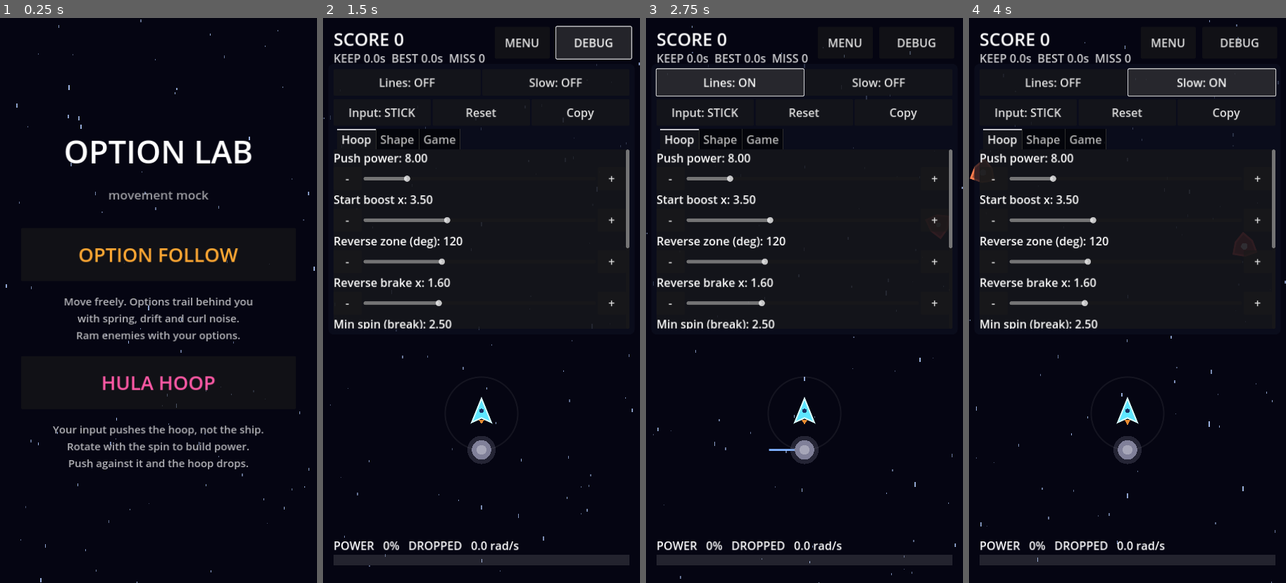
Above: before the commit, frames 1-4 (left to right).
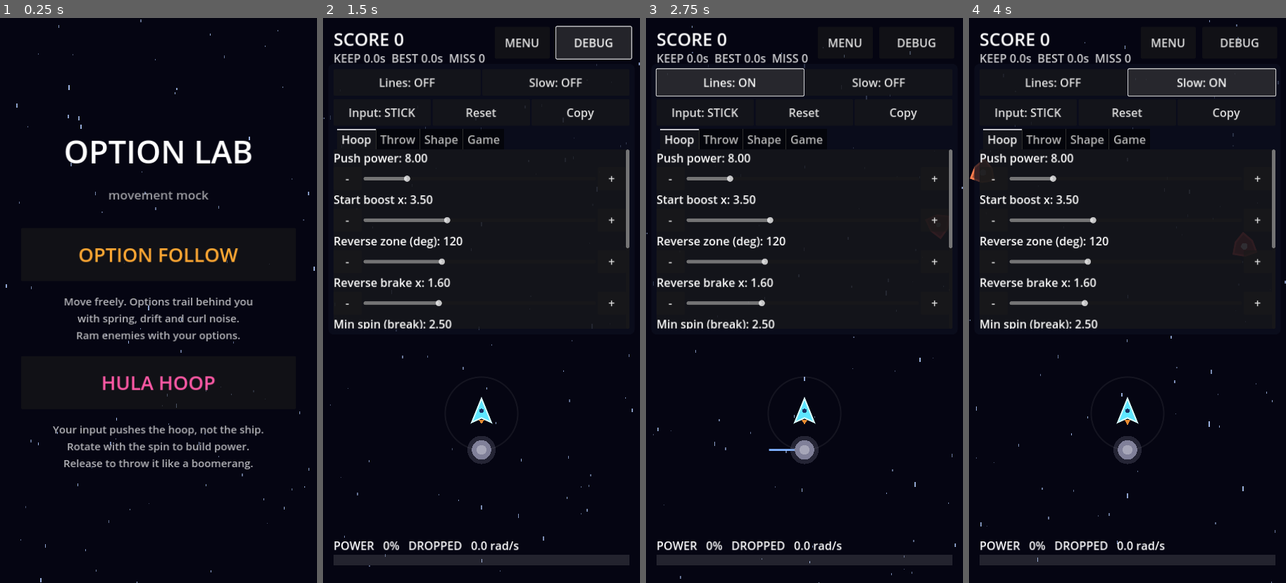
Above: after the commit, the same moments.

Repository: yosiken/2dgame01
Game: Godot game, scene res://scenes/title.tscn
The game is run twice, just before and just after one commit, with the same random seed, the same clock (stepped at 60 frames per second) and the same inputs.
Inputs:
- Up to frame 1 (0.25 s): no input
- Up to frame 2 (1.5 s): click "HULA HOOP" at 0.5 s; click "DEBUG" at 1.25 s
- Up to frame 3 (2.75 s): click "Lines: OFF" at 2 s
- Up to frame 4 (4 s): click "Lines: ON" at 2.75 s; click "Slow: OFF" at 3.5 s

The runs differ from the first frame. In frame 1, 0.5% of the frame differs, in the area x 20-80%, y 78-80%; in frame 2, 0.3%; in frame 3, 0.3%; in frame 4, 0.3%.

Commit message:
HULA HOOP: release to throw the hoop like a boomerang
- Lifting the finger / left click (or Space) while spinning throws the
  hoop along its direction of travel (optionally blended toward the last
  input). It flies straight for hoop_throw_time at a speed set by the
  stored power, slows at the apex, arcs back to the ship and re-enters
  orbit with the same spin direction, minus hoop_throw_cost of power
- Bounces off screen edges; destroys enemies while flying
- Dashed preview of the straight throw distance while spinning;
  THROWN state in the gauge; Throw tab in the debug panel
- docs/SPEC_HOOP.md chapter 4, README and title text updates

Co-Authored-By: Claude Opus 5.5 <noreply@anthropic.com>
Claude-Session: https://claude.ai/code/session_01HA7K9wKYS8xFcwbo9FHgAD

Diff:
--- a/scripts/hoop_game.gd
+++ b/scripts/hoop_game.gd
@@ -1,6 +1,7 @@
 extends Node2D
 ## HULA HOOP モード。入力はオプション（輪）に力を加えるために使い、自機は画面中央で腰を振るだけ。
 ## 輪の回転方向に合わせて入力をぐるぐる回し続けるとパワーが溜まる。逆向きに入れると落ちる。
+## 回っている間に指（左クリック）を離すと輪を投げる。溜めたパワーが大きいほど遠くまで飛んで戻ってくる。
 
 const Player := preload("res://scripts/player.gd")
 const HoopOption := preload("res://scripts/hoop_option.gd")
@@ -108,7 +109,9 @@
 		col = Color(1.0, 0.66, 0.2).lerp(Color(1.0, 0.25, 0.6), p)
 	# 画面は y 下向きなので角度増加（omega > 0）= 時計回り
 	var state := "DROPPED"
-	if hoop.spinning:
+	if hoop.is_flying():
+		state = "THROWN"
+	elif hoop.spinning:
 		state = "SPIN CW" if hoop.omega > 0.0 else "SPIN CCW"
 	hud.set_gauge(p, col, "POWER %3d%%   %s   %.1f rad/s" % [int(p * 100.0), state, absf(hoop.omega)])
 	hud.set_status("KEEP %.1fs  BEST %.1fs  MISS %d" % [_keep_time, _best_keep, _misses])
@@ -150,6 +153,10 @@
 
 
 func _unhandled_input(event: InputEvent) -> void:
+	# PC 確認用: Space を離すと投げる
+	if event is InputEventKey and event.keycode == KEY_SPACE and not event.pressed:
+		hoop.throw()
+		return
 	if event is InputEventScreenTouch:
 		if event.pressed:
 			if _touch_index == -1 and not hud.is_point_on_ui(event.position):
@@ -161,6 +168,7 @@
 		elif event.index == _touch_index:
 			_touch_index = -1
 			joystick.release()
+			hoop.throw()   # 指を離す = 投げる
 	elif event is InputEventScreenDrag and event.index == _touch_index:
 		_swipe_accum += event.position - _touch_last
 		_touch_last = event.position
@@ -171,7 +179,18 @@
 	# 輪の通り道
 	var r: float = hoop.radius
 	var col := Color(1, 1, 1, 0.10 + 0.25 * hoop.power()) if hoop.spinning else Color(1, 1, 1, 0.06)
+	if hoop.is_flying():
+		col = Color(0.4, 0.9, 1.0, 0.15)
 	draw_arc(player.position, r, 0.0, TAU, 96, col, 2.0, true)
+
+	# 投げたときにまっすぐ進む距離のプレビュー（回っている間、点線）
+	if not hoop.is_flying() and hoop.spinning:
+		var from: Vector2 = hoop.position
+		var d: Vector2 = hoop.throw_direction() * hoop.throw_distance()
+		var dashes := int(d.length() / 24.0)
+		for k in dashes:
+			if k % 2 == 0:
+				draw_line(from + d * (float(k) / dashes), from + d * (float(k + 1) / dashes), Color(0.4, 0.9, 1.0, 0.35), 3.0)
 
 	# 入力ベクトル（緑 = 回転方向へ押している / 赤 = 逆向きで減速中）
 	if _input.length() > 0.05:
--- a/scripts/hoop_option.gd
+++ b/scripts/hoop_option.gd
@@ -4,7 +4,10 @@
 ##  - 同じ向きに入力 → 加速、逆向きに入力 → 減速（hoop_reverse_brake 倍で効く）
 ##  - 円運動が続いている間（|ω| >= hoop_min_omega）はパワーを維持する
 ##  - 途切れると輪が落ちる（半径が縮み、hoop_drop_decay で止まっていく）
-## 回っている間だけ敵を破壊できる。
+## 回っている間に手を離すと（throw）、軌道を外れて飛んでいき、弧を描いて戻ってくる（ブーメラン）。
+##  - OUT: 投げた方向へ hoop_throw_time 秒まっすぐ進む。速さ（= 飛距離）は溜めたパワーで決まる
+##  - RETURN: 自機の方へ少しずつ曲がりながら戻り、輪の軌道に触れたらキャッチして円運動に戻る
+## 回っている間と飛んでいる間は敵を破壊できる。
 
 const RADIUS := 22.0
 const TRAIL_LEN := 18
@@ -18,6 +21,13 @@
 var radius_vel := 0.0
 var spinning := false              # 円運動が続いているか
 var push_amount := 0.0             # 今フレームの接線方向入力（+ 加速 / - 減速）。表示用
+
+enum State { ORBIT, OUT, RETURN }
+var state := State.ORBIT
+var fly_vel := Vector2.ZERO        # 飛行中の速度 (px/s)
+var _fly_t := 0.0
+var _saved_omega := 0.0            # 投げたときの角速度（キャッチ時に戻す）
+var _last_input_dir := Vector2.ZERO
 
 var _trail: Array[Vector2] = []
 var _pulse := 0.0
@@ -52,9 +62,107 @@
 	return absf(omega) * radius
 
 
+func is_flying() -> bool:
+	return state != State.ORBIT
+
+
+## 投げる方向（進行方向の接線と、直前の入力方向を hoop_throw_aim でブレンド）
+func throw_direction() -> Vector2:
+	var along := tangent() * signf(omega)
+	if _last_input_dir == Vector2.ZERO:
+		return along
+	return along.slerp(_last_input_dir, Tuning.v("hoop_throw_aim")).normalized()
+
+
+func throw_speed() -> float:
+	return lerpf(Tuning.v("hoop_throw_speed_min"), Tuning.v("hoop_throw_speed_max"), power())
+
+
+## まっすぐ進む距離（プレビュー用）
+func throw_distance() -> float:
+	return throw_speed() * Tuning.v("hoop_throw_time")
+
+
+## 手を離したときに呼ぶ。回っていなければ投げられない
+func throw() -> bool:
+	if state != State.ORBIT or not spinning:
+		return false
+	fly_vel = throw_direction() * throw_speed()
+	_saved_omega = omega * (1.0 - Tuning.v("hoop_throw_cost"))
+	state = State.OUT
+	_fly_t = 0.0
+	_pulse = 1.0
+	return true
+
+
 func _physics_process(delta: float) -> void:
 	if player == null:
 		return
+	if input_vector.length() > 0.3:
+		_last_input_dir = input_vector.normalized()
+	if state == State.ORBIT:
+		_orbit_process(delta)
+	else:
+		_flight_process(delta)
+	_trail.push_front(position)
+	if _trail.size() > TRAIL_LEN:
+		_trail.pop_back()
+	_pulse = maxf(_pulse - delta * 3.0, 0.0)
+	queue_redraw()
+
+
+func _flight_process(delta: float) -> void:
+	_fly_t += delta
+	if state == State.OUT:
+		position += fly_vel * delta
+		_bounce_on_screen_edges()
+		if _fly_t >= Tuning.v("hoop_throw_time"):
+			state = State.RETURN
+			_fly_t = 0.0
+		return
+
+	# RETURN: 自機の方向へ有限の旋回速度で曲がる（時間とともに旋回を強めて必ず戻る）
+	var to_player := player.position - position
+	var turn := Tuning.v("hoop_return_turn") * (1.0 + _fly_t * 2.0) * delta
+	var diff := wrapf(to_player.angle() - fly_vel.angle(), -PI, PI)
+	fly_vel = fly_vel.rotated(clampf(diff, -turn, turn))
+	# 折り返し地点で減速してから戻る（ブーメランらしさ・行き過ぎ防止）
+	var spd := move_toward(fly_vel.length(), Tuning.v("hoop_return_speed"), 4500.0 * delta)
+	fly_vel = fly_vel.normalized() * spd
+	position += fly_vel * delta
+	_bounce_on_screen_edges()
+
+	var catch_r := Tuning.v("hoop_radius") + Tuning.v("hoop_radius_gain") * power() + 12.0
+	if to_player.length() <= catch_r or _fly_t > 4.0:
+		_catch()
+
+
+## 画面の端で跳ね返る（輪を見失わないように）
+func _bounce_on_screen_edges() -> void:
+	var rect := get_viewport_rect().grow(-RADIUS)
+	if position.x < rect.position.x or position.x > rect.end.x:
+		fly_vel.x = -fly_vel.x
+		_pulse = 0.6
+	if position.y < rect.position.y or position.y > rect.end.y:
+		fly_vel.y = -fly_vel.y
+		_pulse = 0.6
+	position = position.clamp(rect.position, rect.end)
+
+
+## 軌道に戻る。回転方向は投げる前と同じにし（入力を回す向きを変えずに続けられる）、
+## 投げたときのパワー（hoop_throw_cost 分を引いたもの）を引き継ぐ
+func _catch() -> void:
+	var rel := position - player.position
+	angle = rel.angle()
+	radius = maxf(rel.length(), RADIUS * 2.0)
+	radius_vel = 0.0
+	omega = _saved_omega
+	spinning = absf(omega) >= Tuning.v("hoop_min_omega")
+	state = State.ORBIT
+	_pulse = 1.0
+
+
+func _orbit_process(delta: float) -> void:
 	var t := tangent()
 	var outward := Vector2.from_angle(angle)
 
@@ -100,15 +208,14 @@
 
 	position = player.position + Vector2.from_angle(angle) * radius
 
-	_trail.push_front(position)
-	if _trail.size() > TRAIL_LEN:
-		_trail.pop_back()
-	_pulse = maxf(_pulse - delta * 3.0, 0.0)
-	queue_redraw()
-
 
 func _on_area_entered(area: Area2D) -> void:
-	if spinning and area.has_method("hit"):
+	if not area.has_method("hit"):
+		return
+	if is_flying():
+		area.hit(fly_vel)
+		_pulse = 1.0
+	elif spinning:
 		area.hit(tangent() * omega * radius)
 		_pulse = 1.0
 
@@ -116,6 +223,9 @@
 func _draw() -> void:
 	var p := power()
 	var col := Color(1.0, 0.66, 0.2).lerp(Color(1.0, 0.25, 0.6), p) if spinning else Color(0.5, 0.5, 0.6)
+	if is_flying():
+		col = Color(0.4, 0.9, 1.0)
+		p = 1.0
 	# 軌跡（速いほど長く太く）
 	for k in range(1, _trail.size()):
 		var a := 1.0 - float(k) / TRAIL_LEN
--- a/scripts/hud.gd
+++ b/scripts/hud.gd
@@ -49,6 +49,15 @@
 		["hoop_max_omega", "Max spin", 4.0, 40.0, 0.5],
 		["hoop_sustain_decay", "Decay while spinning", 0.0, 1.0, 0.01],
 		["hoop_drop_decay", "Decay after break", 0.0, 5.0, 0.1],
+	],
+	"Throw": [
+		["hoop_throw_time", "Straight time (s)", 0.05, 1.5, 0.05],
+		["hoop_throw_speed_min", "Speed at 0% power", 0.0, 2000.0, 50.0],
+		["hoop_throw_speed_max", "Speed at 100% power", 200.0, 5000.0, 50.0],
+		["hoop_throw_aim", "Aim (0=spin 1=input)", 0.0, 1.0, 0.05],
+		["hoop_return_turn", "Return turn (arc)", 0.5, 20.0, 0.5],
+		["hoop_return_speed", "Return speed", 200.0, 4000.0, 50.0],
+		["hoop_throw_cost", "Power lost per throw", 0.0, 1.0, 0.05],
 	],
 	"Shape": [
 		["hoop_radius", "Radius", 60.0, 320.0, 5.0],
--- a/scripts/title.gd
+++ b/scripts/title.gd
@@ -10,7 +10,7 @@
 	},
 	{
 		"title": "HULA HOOP",
-		"desc": "Your input pushes the hoop, not the ship.\nRotate with the spin to build power.\nPush against it and the hoop drops.",
+		"desc": "Your input pushes the hoop, not the ship.\nRotate with the spin to build power.\nRelease to throw it like a boomerang.",
 		"scene": "res://scenes/hoop.tscn",
 		"color": Color(1.0, 0.35, 0.65),
 	},
--- a/scripts/tuning.gd
+++ b/scripts/tuning.gd
@@ -47,6 +47,13 @@
 	"hoop_hip": 36.0,           # 入力に合わせて自機（腰）が揺れる幅 (px)
 	"hoop_swipe_ref": 1400.0,   # SWIPE 入力で入力 1.0 とみなす指の速さ (px/s)
 	"hoop_enemy_speed": 70.0,   # 自機へ寄ってくる敵の速さ (px/s)
+	"hoop_throw_time": 0.35,        # 投げてからまっすぐ進む時間 (s)
+	"hoop_throw_speed_min": 300.0,  # パワー 0% での投げる速さ (px/s)
+	"hoop_throw_speed_max": 1700.0, # パワー 100% での投げる速さ (px/s)。距離 = 速さ × 時間
+	"hoop_throw_aim": 0.0,          # 投げる方向: 0 = 輪の進行方向（接線）/ 1 = 直前の入力方向
+	"hoop_return_turn": 7.0,        # 戻るときの旋回の強さ (rad/s)。小さいほど大きな弧
+	"hoop_return_speed": 1300.0,    # 戻るときの速さ (px/s)
+	"hoop_throw_cost": 0.2,         # 投げると失うパワーの割合
 	# 敵
 	"enemy_max": 10,
 	"enemy_interval": 0.8,    # 秒
Not shown, changed: README.md
Not shown, changed: docs/SPEC_HOOP.md
